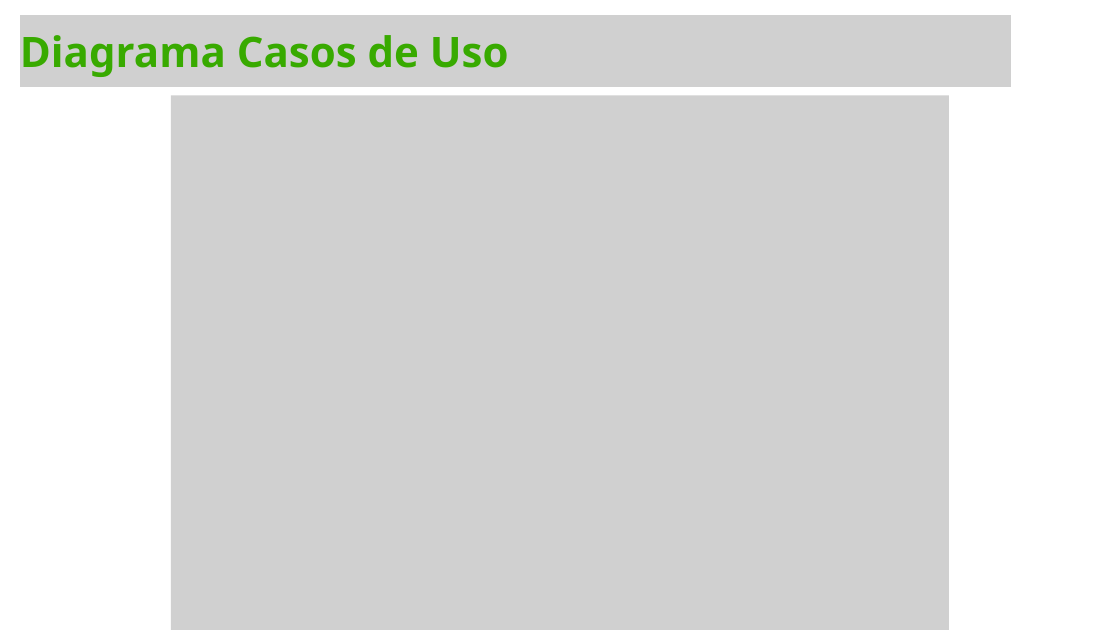
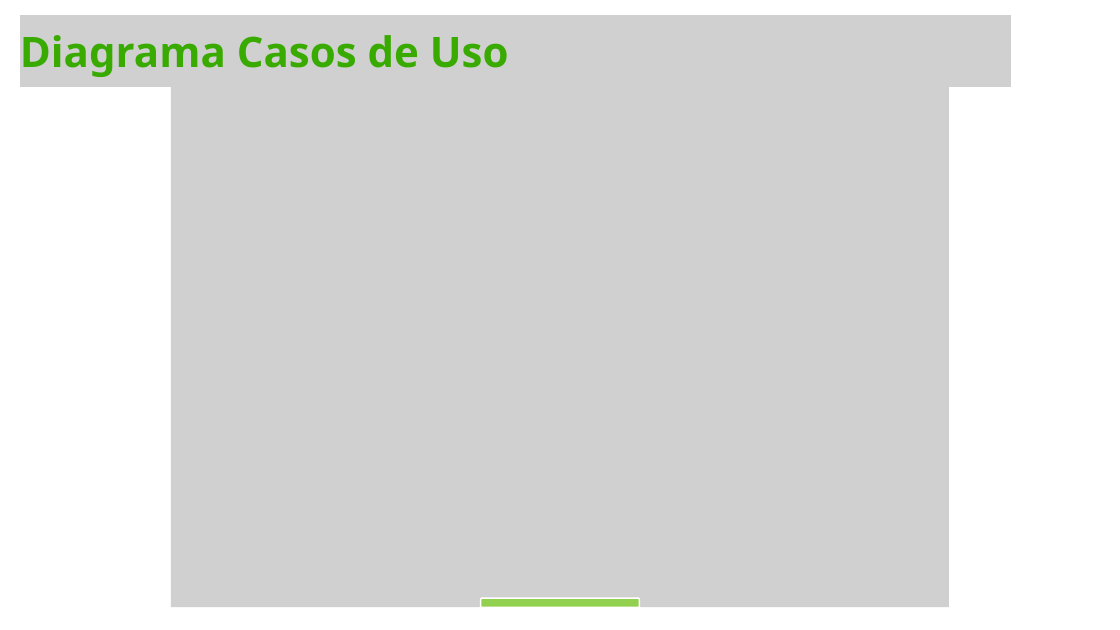
Before and after one commit to JoZeP-zip/DMI_sistema_de_informacion, a slide deck: slide 12 of Documentacion/Presentacion-DMI .pptx. Drawn at 1120x630 pixels with LibreOffice and Linux fonts; fonts in the diff are those of the drawing; grey boxes stand for pictures; background and template pictures are left out. Boxes give left, top, right and bottom in pixels: in the first picture for what was removed or moved away, otherwise in the second. Text is boxed around its words. In the diff, an @@ line names an element or a change of style, - is before the commit and + after.

Commit message:
presentacion 2

```diff
--- a/Documentacion/Presentacion-DMI .pptx
+++ b/Documentacion/Presentacion-DMI .pptx
@@ picture: place and size @@
-picture at <box>171,95,949,630</box>
+picture at <box>171,72,949,607</box>
@@ round same rect added at <box>480,598,639,608</box>, fill #92D050, outline #FFFFFF 2 pt @@
```
Also in this commit, not shown: 11 other slides changed.
